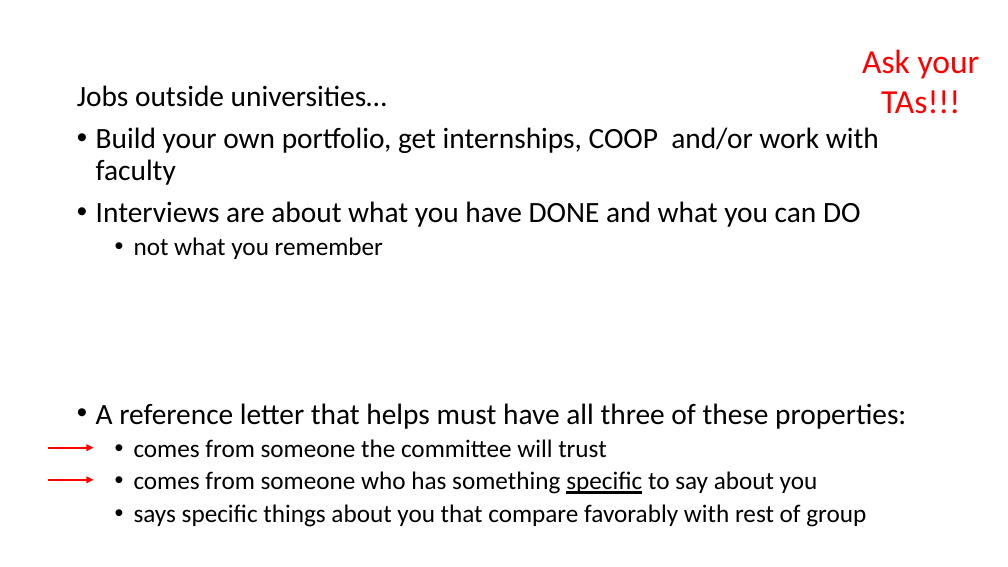
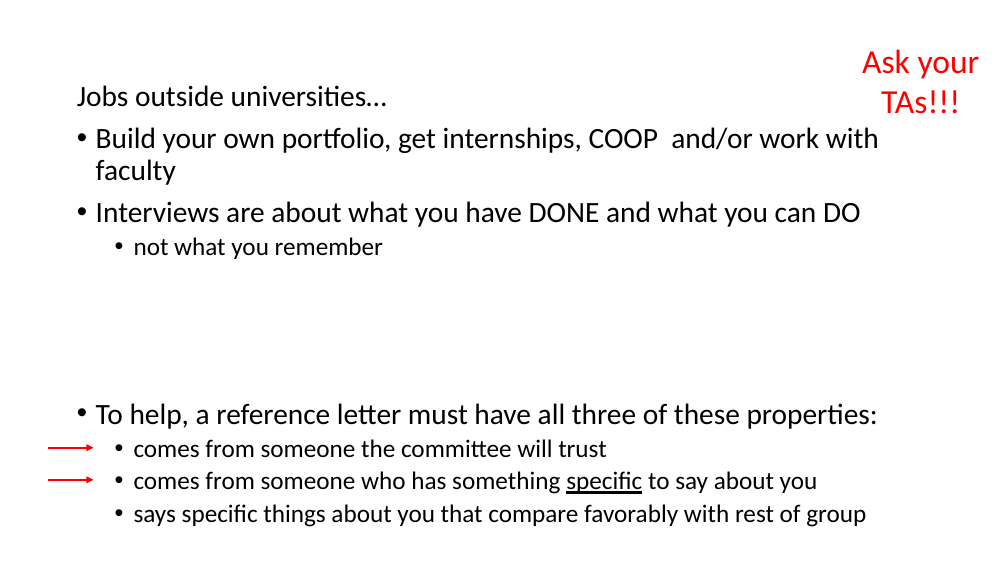
Before and after one commit to GregorKiczales/spd-materials, a slide deck: slide 14 of lectures/m12-wrap.pptx. Drawn at 1008x567 pixels with LibreOffice and Linux fonts; fonts in the diff are those of the drawing. Boxes give left, top, right and bottom in pixels: in the first picture for what was removed or moved away, otherwise in the second. Text is boxed around its words. In the diff, an @@ line names an element or a change of style, - is before the commit and + after.

```diff
--- a/lectures/m12-wrap.pptx
+++ b/lectures/m12-wrap.pptx
@@ text at box(96, 403, 878, 429): text changed @@
-• A reference letter that helps must have all three of these properties:
+• To help, a reference letter must have all three of these properties:
```
